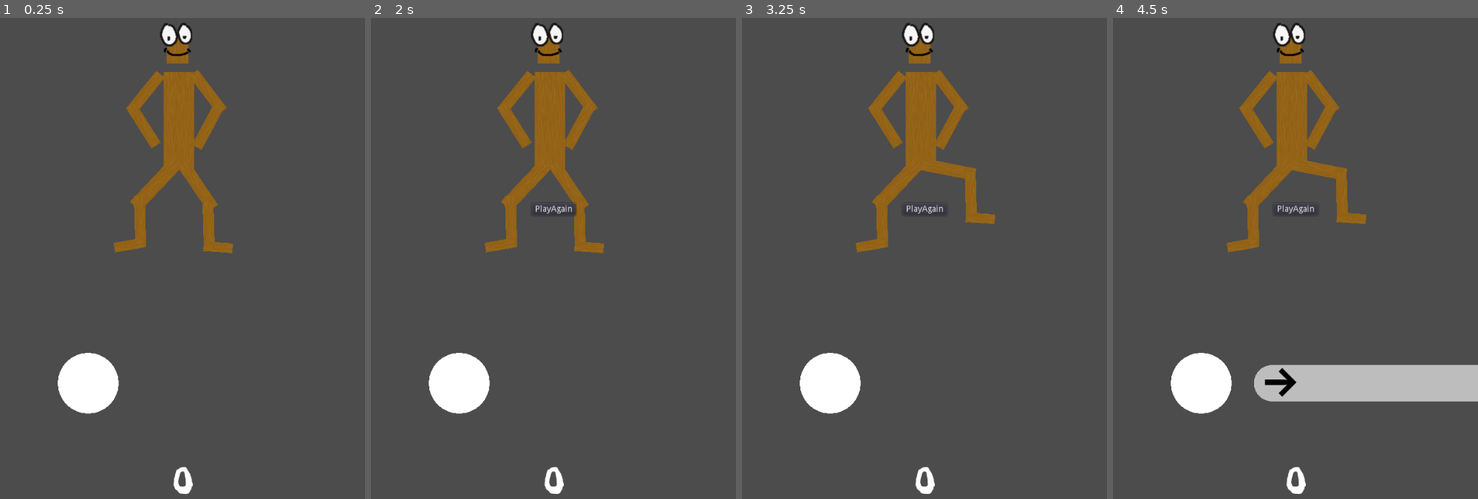
Above: before the commit, frames 1-4 (left to right).
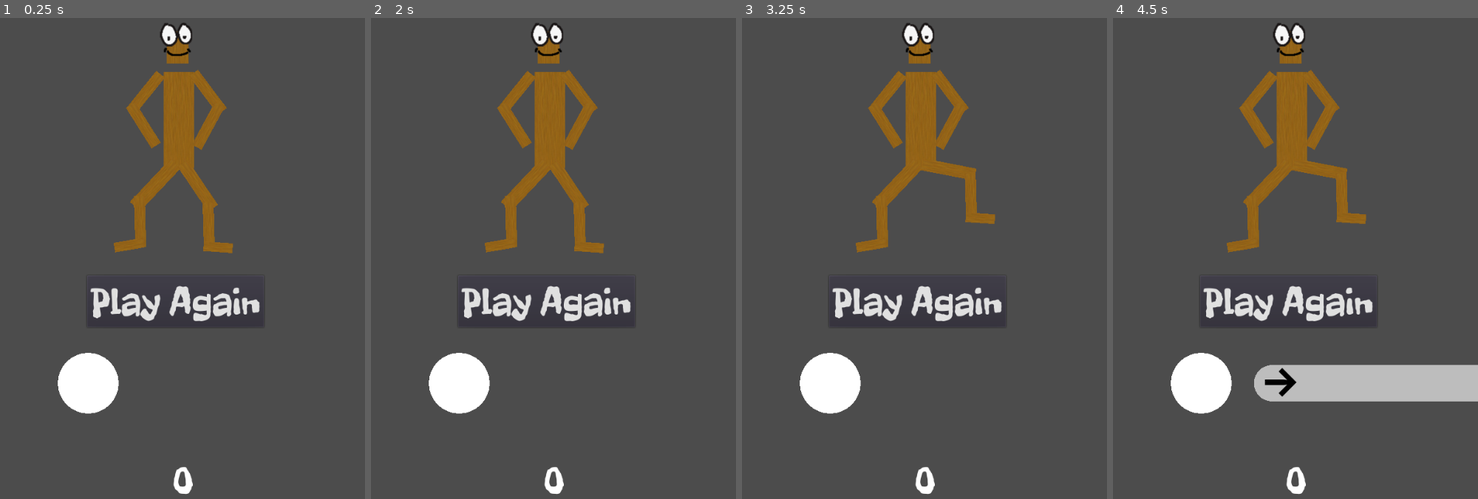
Above: after the commit, the same moments.

Repository: doctor-g/LD52
Game: Godot game, scene res://Game/Game.tscn
Two runs of this game, one before a commit and one after it. Both use one fixed random seed, a clock stepped at 60 frames per second and the inputs below. Sound files missing from this copy of the repository are replaced by a short silence.
Inputs:
- Up to frame 1 (0.25 s): no input
- Up to frame 2 (2 s): click "PlayAgain" (after the commit: "Play Again") at 0.5 s; click "PlayAgain" (after the commit: "Play Again") at 1.25 s
- Up to frame 3 (3.25 s): click "PlayAgain" (after the commit: "Play Again") at 2 s; hold Right (ui_right) from 2.78 s (still down)
- Up to frame 4 (4.5 s): tap Enter at 3.5 s; release Right (ui_right) at 3.53 s; hold Down (ui_down) 3.53-4.28 s; hold Right (ui_right) from 4.28 s (still down)

The runs differ from the first frame. In frame 1, 1.5% of the frame differs, in the area x 24-72%, y 55-65%; in frame 2, 1.6%, in the area x 24-72%, y 38-65%; in frame 3, 1.6%; in frame 4, 1.6%.

Commit message:
Use theme to ensure play again button uses right font

Diff:
--- a/project/Game/Game.tscn
+++ b/project/Game/Game.tscn
@@ -1,14 +1,16 @@
-[gd_scene load_steps=6 format=2]
+[gd_scene load_steps=7 format=2]
 
 [ext_resource path="res://Game/Game.gd" type="Script" id=1]
 [ext_resource path="res://Game/easy.ogg" type="AudioStream" id=2]
 [ext_resource path="res://Dancer/Dancer.tscn" type="PackedScene" id=3]
 [ext_resource path="res://UI/HUD.tscn" type="PackedScene" id=4]
 [ext_resource path="res://Game/HighlightArea.gd" type="Script" id=5]
+[ext_resource path="res://UI/theme.tres" type="Theme" id=6]
 
 [node name="Game" type="Control"]
 anchor_right = 1.0
 anchor_bottom = 1.0
+theme = ExtResource( 6 )
 script = ExtResource( 1 )
 
 [node name="HUD" parent="." instance=ExtResource( 4 )]
@@ -21,16 +23,15 @@
 
 [node name="PlayAgainButton" type="Button" parent="."]
 unique_name_in_owner = true
-visible = false
 anchor_left = 0.5
 anchor_top = 0.5
 anchor_right = 0.5
 anchor_bottom = 0.5
-margin_left = -36.5
-margin_top = -10.0
-margin_right = 36.5
-margin_bottom = 10.0
-text = "PlayAgain"
+margin_left = -157.0
+margin_top = 109.5
+margin_right = 134.0
+margin_bottom = 194.5
+text = "Play Again"
 
 [node name="TargetGroup" type="Node2D" parent="."]
 position = Vector2( 145, 772 )
